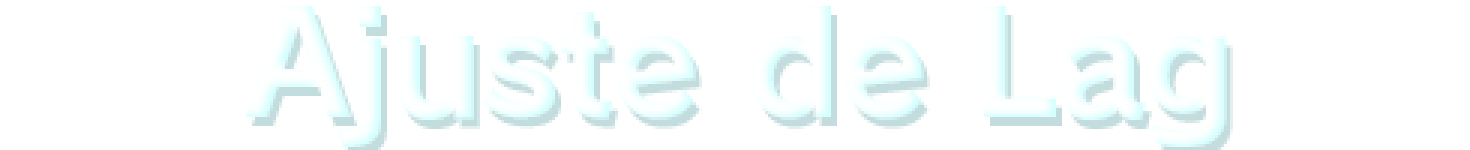
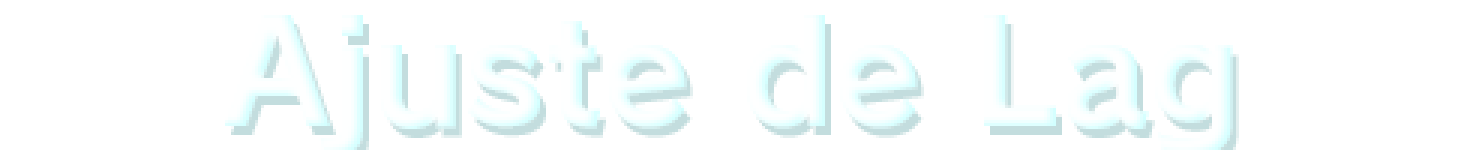
Layered file, before and after one edit (1470px x 150px). Changes by layer:
added layer "Ajuste de Lag V2" above "Lag Config V2" over [225,15,1233,150]
hid "Ajuste de Lag" over [246,6,1227,147]
